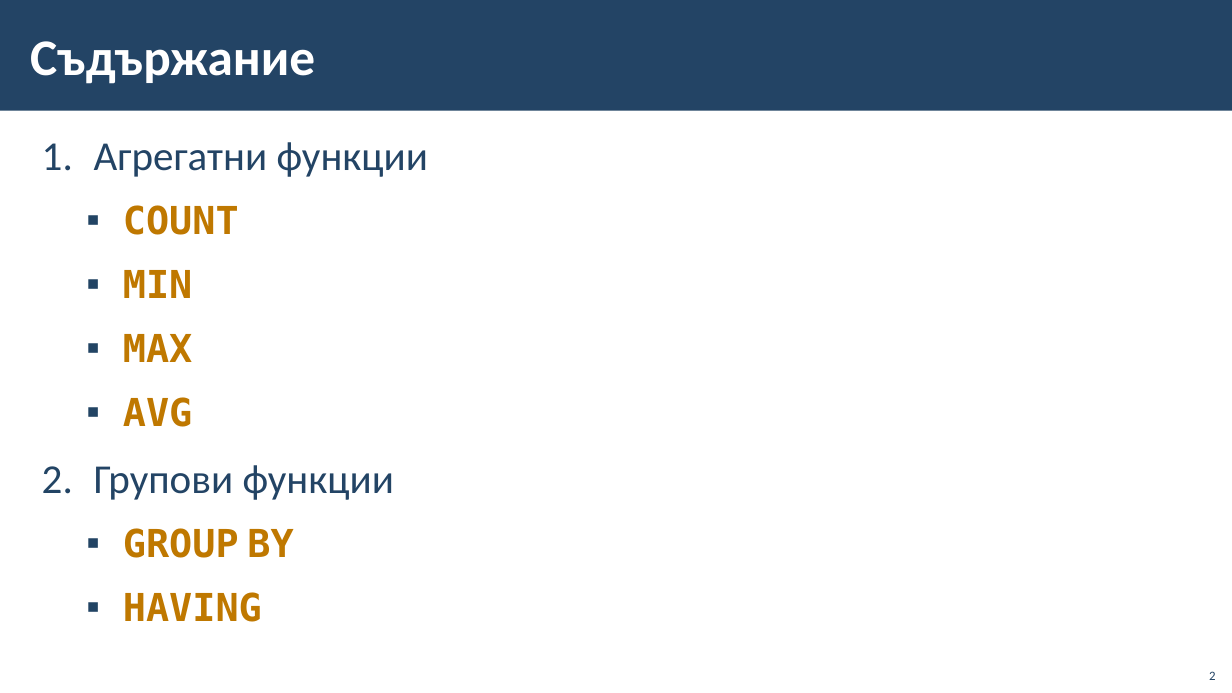
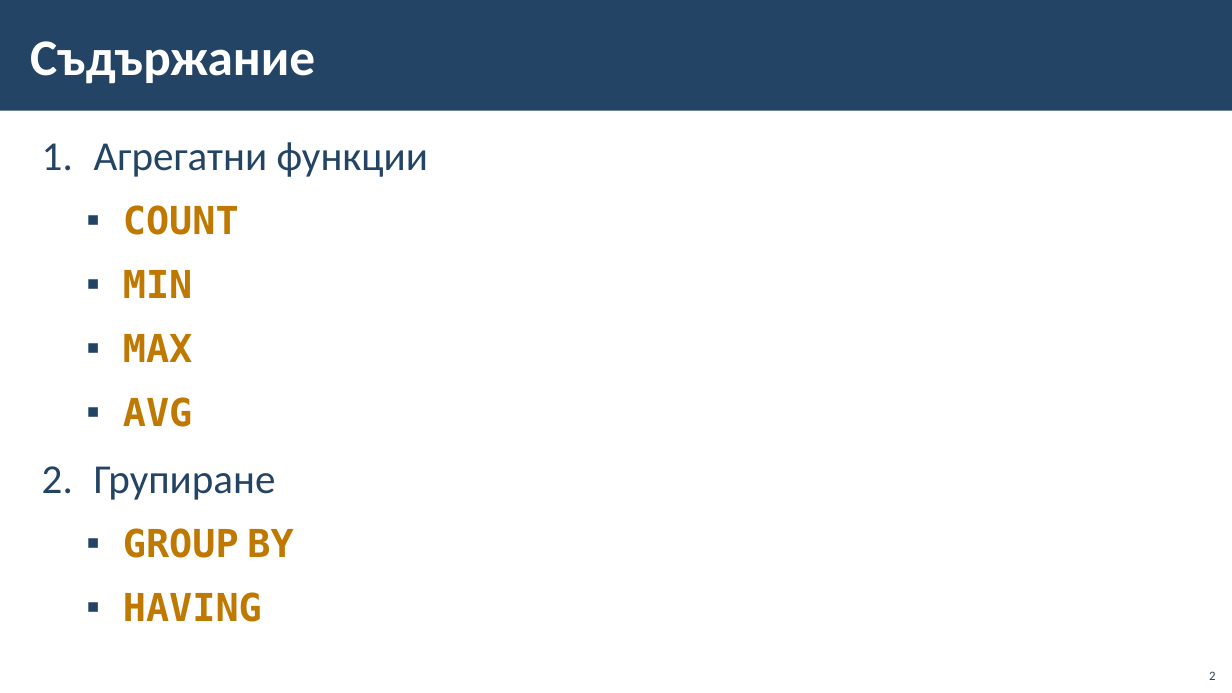
Before and after one commit to BG-IT-Edu/School-Programming, a slide deck: slide 2 of Courses/Software-Sciences/Module-3-Databases-New/11-Group-and-Aggregate-Functions/11-Group-and-Aggregate-Functions.pptx. Drawn at 1232x693 pixels with LibreOffice and Linux fonts; fonts in the diff are those of the drawing; background and template pictures are left out. Boxes give left, top, right and bottom in pixels: in the first picture for what was removed or moved away, otherwise in the second. Text is boxed around its words. In the diff, an @@ line names an element or a change of style, - is before the commit and + after.

```diff
--- a/Courses/Software-Sciences/Module-3-Databases-New/11-Group-and-Aggregate-Functions/11-Group-and-Aggregate-Functions.pptx
+++ b/Courses/Software-Sciences/Module-3-Databases-New/11-Group-and-Aggregate-Functions/11-Group-and-Aggregate-Functions.pptx
@@ text at (x1=94, y1=466, x2=276, y2=500): text changed @@
-2. Групови функции
+2. Групиране
```
Also in this commit, not shown: 9 other slides changed, 1 other file.
